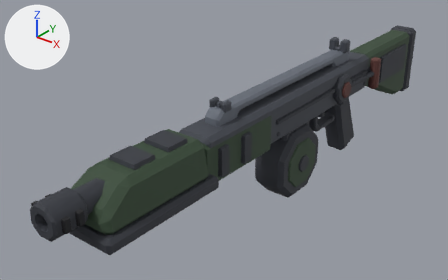
What one commit did to the glTF model roblox/assets/weapons-kit/w_autoshot.glb.
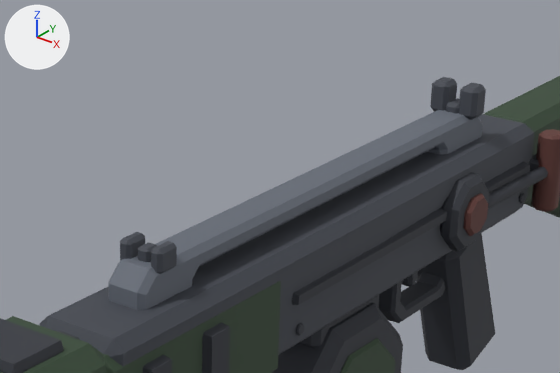
Each version is shown whole from a camera (50 mm lens) standing at (0.685, -1.19, 0.525) and looking at (-0.096, -0.214, -0.081), then close up on the part from 36% to 85% of the width and 3% to 54% of the height. The lights are fixed; the arrows at upper left show +X, +Y and +Z. The last two pictures show the newer version.

Names of what the first close-up shows: 'body_wzB__frame__p444851', 'body_wzN__dark__p353840', 'deck_wzA__deck__p676d78', 'grip_wzB__dark__p353840', 'guard_wzA__body__p364a36', 'mag_wzB__dark__p353840', 'mower_wzA__body__p364a36', 'mower_wzN__dark__p353840', 'sight_wzN__frame__p444851', 'starter_wzN__dark__p353840', 'starter_wzN__red__p623a35', 'stock_wzA__body__p364a36' and 4 more.
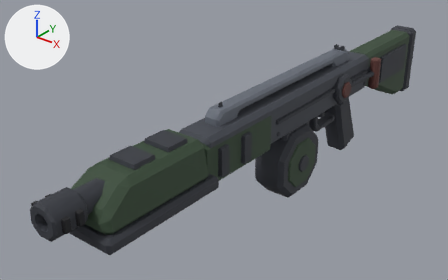
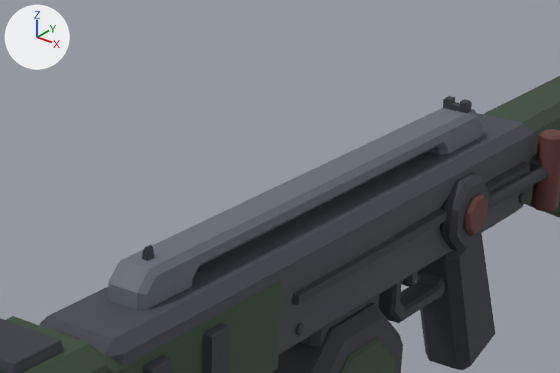
What differs and where, as boxes (x1, y1, x2, y2) in the close-ups (560 x 373 px):
'sight_wzN__frame__p444851', deleted
    before: (120, 77, 486, 274)
'sight_wzN__dark__p353840', added
    after: (142, 96, 472, 261)

What changed in the scene script:
```text
Add me_sight_wzn__dark__p353840:
    me_sight_wzn__dark__p353840.from_pydata(...)  # 78 vertices, 148 faces; spans x -0.013..0.013, y -0.349..0.114, z 0.067..0.078
    me_sight_wzn__dark__p353840.materials.append(mat_dark)  # dark grey #353840
Remove ob_sight_wzn__frame__p444851:
    ob_sight_wzn__frame__p444851 = bpy.data.objects.new('sight_wzN__frame__p444851', me_sight_wzn__frame__p444851)
    ob_sight_wzn__frame__p444851.location = (0.0, 0.0, 0.0)
Add ob_sight_wzn__dark__p353840:
    ob_sight_wzn__dark__p353840 = bpy.data.objects.new('sight_wzN__dark__p353840', me_sight_wzn__dark__p353840)
    ob_sight_wzn__dark__p353840.location = (0.0, 0.0, 0.0)
```
